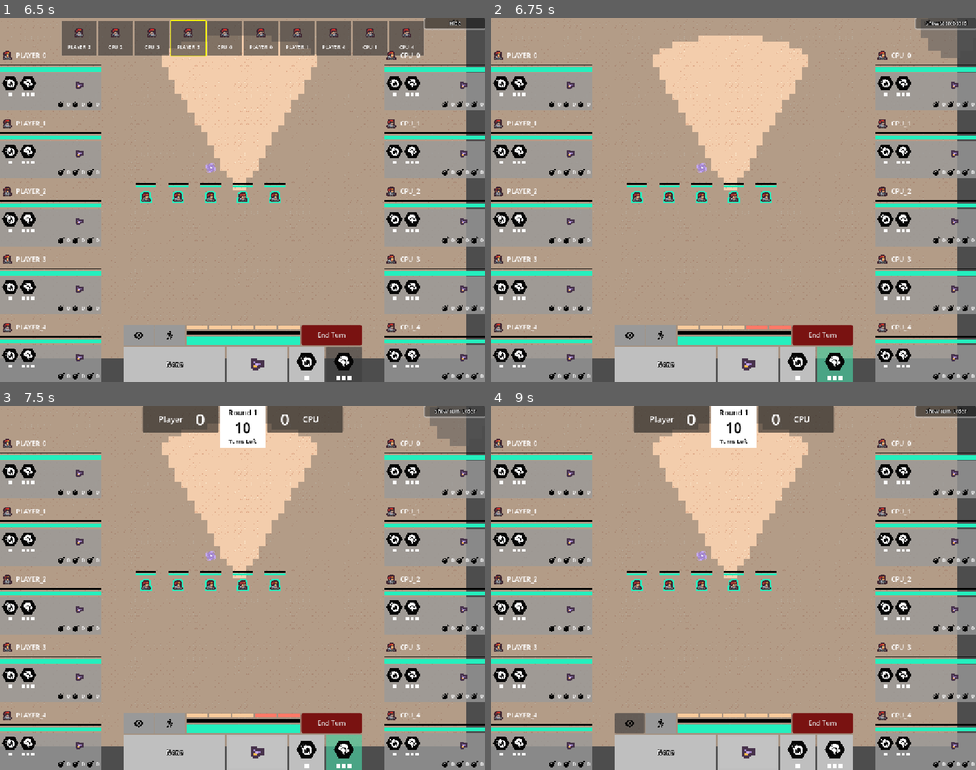
Above: before the commit, frames 1-4 (two rows, left to right).
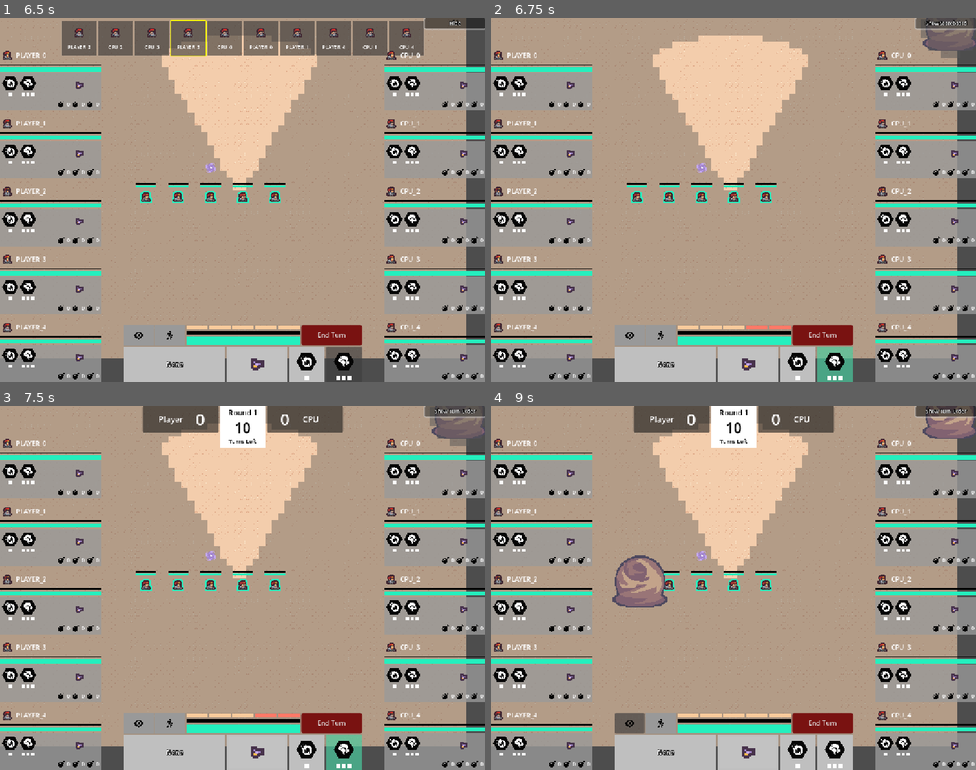
Above: after the commit, the same moments.

Repository: david8zhang/valorant-team-manager-godot
Game: Godot game, scene res://scenes/GameRound.tscn
Same seed, same stepped clock (60 frames per second), same inputs: the game is played once before the commit and once after it.
Inputs (mouse positions are in pixels of both pictures, inside the frame that each line leads up to):
- Up to frame 1 (6.5 s): click (135, 334) at 0.5 s; click (169, 334) at 1.25 s; click "End Turn" at 2 s; click "Show Turn Order" at 2.75 s; click "None" at 3.5 s; click "None" at 4.25 s; click (305, 363) at 5 s; click (344, 363) at 5.75 s
- Up to frame 2 (6.75 s): click "Hide" at 6.5 s
- Up to frame 3 (7.5 s): click "Show Scoreboard" at 7.25 s
- Up to frame 4 (9 s): click (636, 584) at 8.02 s; click (626, 722) at 8.75 s

Frame 1 is identical in both runs. In frame 2, 0.4% of the frame differs, in the area x 89-100%, y 0-9%; in frame 3, 0.4%; in frame 4, 1.6%, in the area x 25-100%, y 0-56%.

Commit message:
added smoke in-game sprite

Diff:
--- a/codebase/scripts/abilities/Smoke.gd
+++ b/codebase/scripts/abilities/Smoke.gd
@@ -4,6 +4,7 @@
 static var SMOKE_RADIUS = 4
 
 var hl_tiles = []
+var smoke_sprites_on_map = []
 
 func handle_hover(x_pos: int, y_pos: int):
 	var circle_tiles = get_circle_tiles(Vector2(x_pos, y_pos), SMOKE_RADIUS)
@@ -13,9 +14,11 @@
 	hl_tiles = []
 	for tile in circle_tiles:
 		var color_rect = ColorRect.new()
-		color_rect.custom_minimum_size.x = map.ground_layer.tile_set.tile_size.x
-		color_rect.custom_minimum_size.y = map.ground_layer.tile_set.tile_size.y
+		var tile_size = map.ground_layer.tile_set.tile_size
+		color_rect.custom_minimum_size.x = tile_size.x
+		color_rect.custom_minimum_size.y = tile_size.y
 		color_rect.color = Color("#555555")
+		color_rect.mouse_filter = Control.MOUSE_FILTER_PASS
 		color_rect.color.a = 0.5
 		game_round.add_child(color_rect)
 		color_rect.global_position = map.get_world_pos_from_tile_pos(tile)
@@ -36,3 +39,12 @@
 	for tile in hl_tiles:
 		tile.queue_free()
 	hl_tiles = []
+
+func handle_click(x_pos: int, y_pos: int):
+	var smoke_texture = load("res://assets/abilities/in-game/smoke.png") as Texture
+	var smoke_sprite = Sprite2D.new()
+	smoke_sprite.texture = smoke_texture
+	game_round.add_child(smoke_sprite)
+	var world_pos = game_round.map.get_world_pos_from_tile_pos(Vector2(x_pos, y_pos))
+	smoke_sprite.global_position = Vector2(world_pos.x + 8, world_pos.y)
+	smoke_sprites_on_map.append(smoke_sprite)
Binary file added: codebase/assets/abilities/in-game/smoke.png
Not shown, added: codebase/assets/abilities/in-game/smoke.png.import
Not shown, added: art/smoke.aseprite
